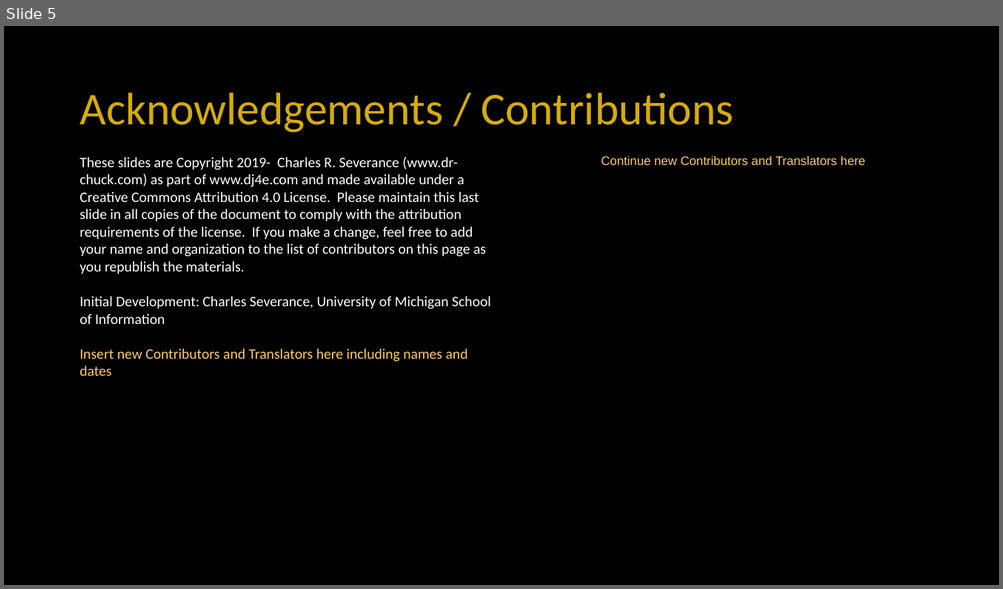
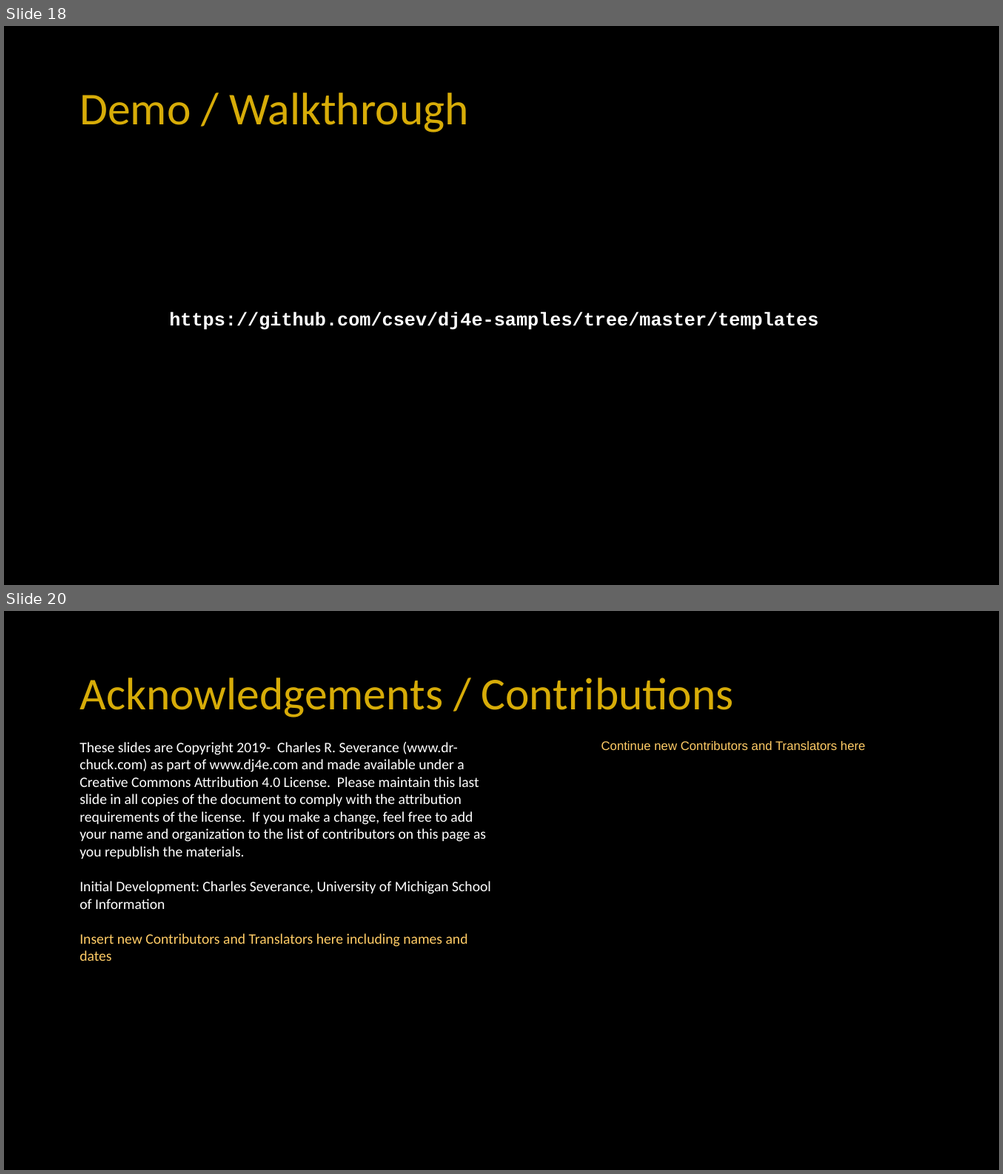
Before and after one commit to csev/dj4e, a slide deck: lectures/DJ-05-Views-Templates.pptx. Shown one above the other, each under a label of ours: slide 5 before the commit, slides 18 and 20 after it; the slides between them are not shown. The pictures are 1003x589 and 1003x1174 pixels, drawn with LibreOffice and Linux fonts; fonts in the diff are those of the drawing. Boxes give left, top, right and bottom in pixels: in the first picture for what was removed or moved away, otherwise in the second. Text is boxed around its words. In the diff, an @@ line names an element or a change of style, - is before the commit and + after.

```diff
--- a/lectures/DJ-05-Views-Templates.pptx
+++ b/lectures/DJ-05-Views-Templates.pptx
@@ slide 18 added at [4,26,999,585], background #000000 @@
@@ title added at [79,93,468,133], 44 pt, text #D7AC08 @@
+Demo / Walkthrough
@@ text added at [169,312,818,330], 18 pt, text #FFFFFF, bold @@
+https://github.com/csev/dj4e-samples/tree/master/templates
@@ what was slide 5 is now slide 20 @@
```
Also in this commit, not shown: 2 slides changed, 14 other slides added, 1 other file.
